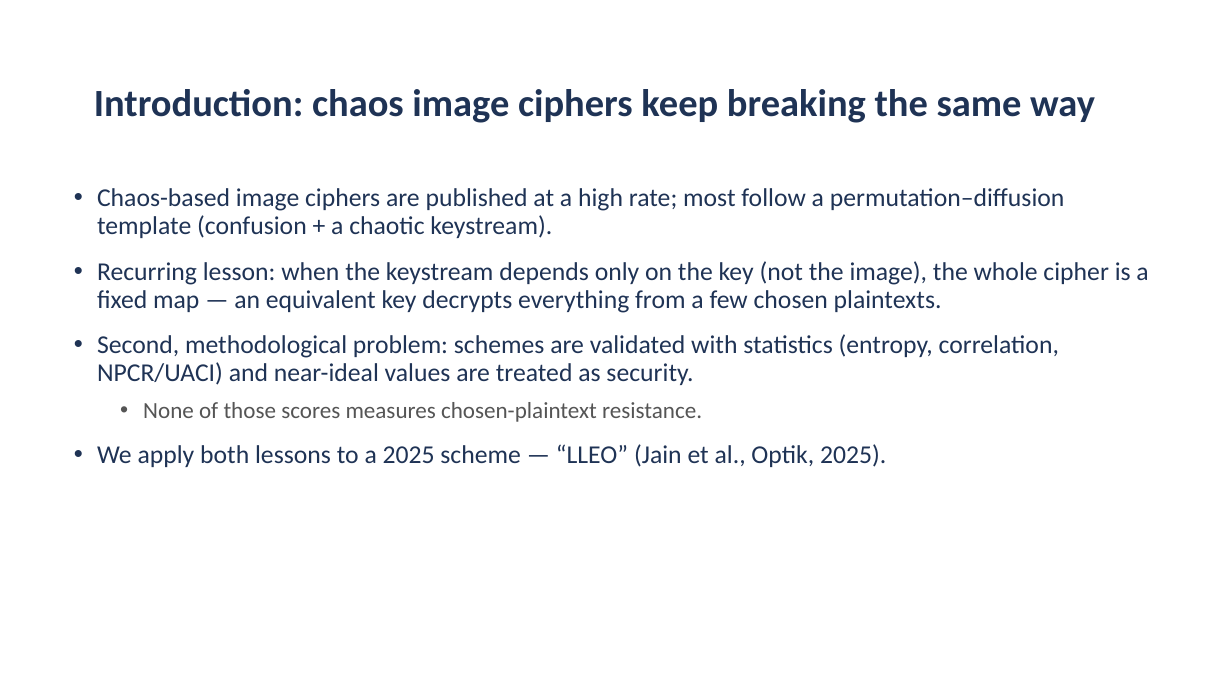
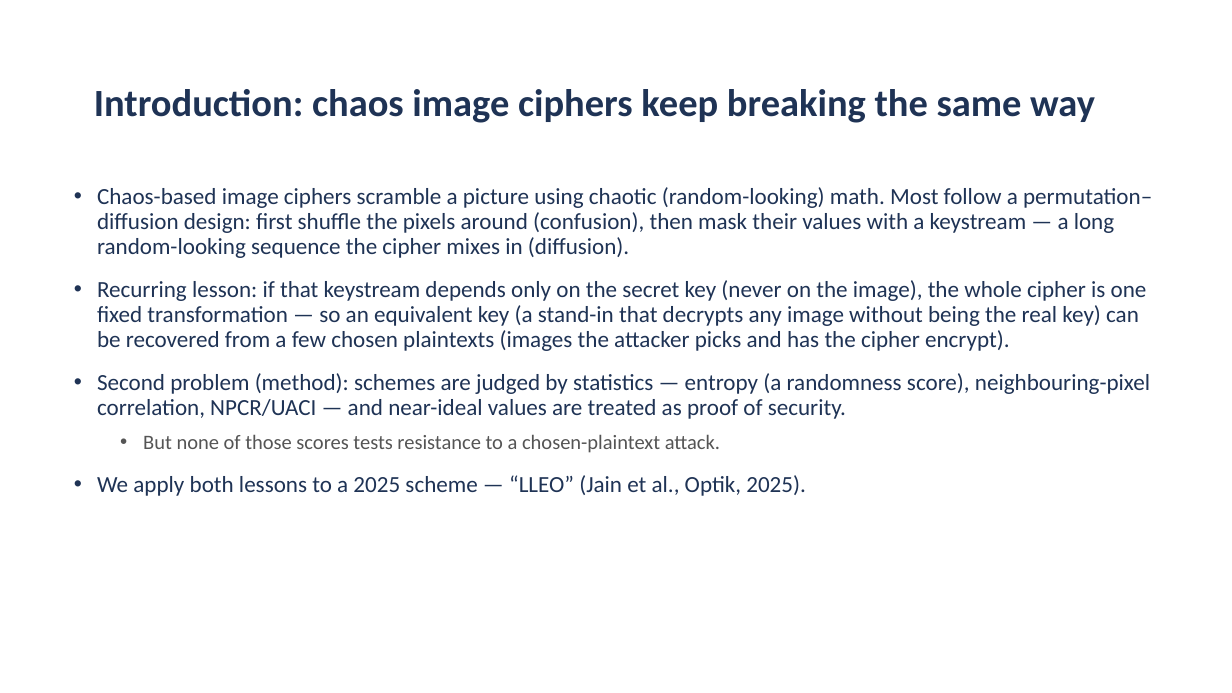
Before and after one commit to aiparallel0/chaoscrypt, a slide deck: slide 2 of papers/paper1-chaos-cpa/presentation.pptx. Drawn at 1232x693 pixels with LibreOffice and Linux fonts; fonts in the diff are those of the drawing; background and template pictures are left out. Boxes give left, top, right and bottom in pixels: in the first picture for what was removed or moved away, otherwise in the second. Text is boxed around its words. In the diff, an @@ line names an element or a change of style, - is before the commit and + after.

```diff
--- a/papers/paper1-chaos-cpa/presentation.pptx
+++ b/papers/paper1-chaos-cpa/presentation.pptx
@@ text at (97, 187, 1152, 453): text changed; size 20 to 18 pt @@
-• Chaos-based image ciphers are published at a high rate; most follow a permutation–diffusion template (confusion + a chaotic keystream).
-• Recurring lesson: when the keystream depends only on the key (not the image), the whole cipher is a fixed map — an equivalent key decrypts everything from a few chosen plaintexts.
-• Second, methodological problem: schemes are validated with statistics (entropy, correlation, NPCR/UACI) and near-ideal values are treated as security.
-  • None of those scores measures chosen-plaintext resistance.
+• Chaos-based image ciphers scramble a picture using chaotic (random-looking) math. Most follow a permutation–diffusion design: first shuffle the pixels around (confusion), then mask their values with a keystream — a long random-looking sequence the cipher mixes in (diffusion).
+• Recurring lesson: if that keystream depends only on the secret key (never on the image), the whole cipher is one fixed transformation — so an equivalent key (a stand-in that decrypts any image without being the real key) can be recovered from a few chosen plaintexts (images the attacker picks and has the cipher encrypt).
+• Second problem (method): schemes are judged by statistics — entropy (a randomness score), neighbouring-pixel correlation, NPCR/UACI — and near-ideal values are treated as proof of security.
+  • But none of those scores tests resistance to a chosen-plaintext attack.
@@ text at (97, 475, 806, 496): size 20 to 18 pt in "We apply both lessons to a 2025 ..." @@
```
Also in this commit, not shown: 12 other slides changed, 2 other files.
